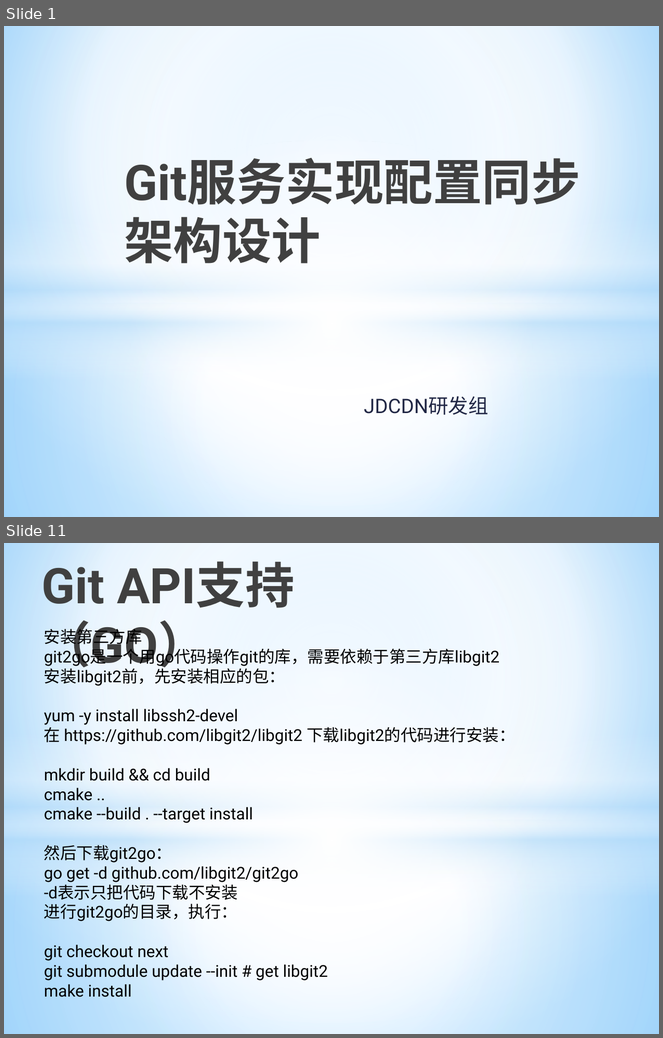
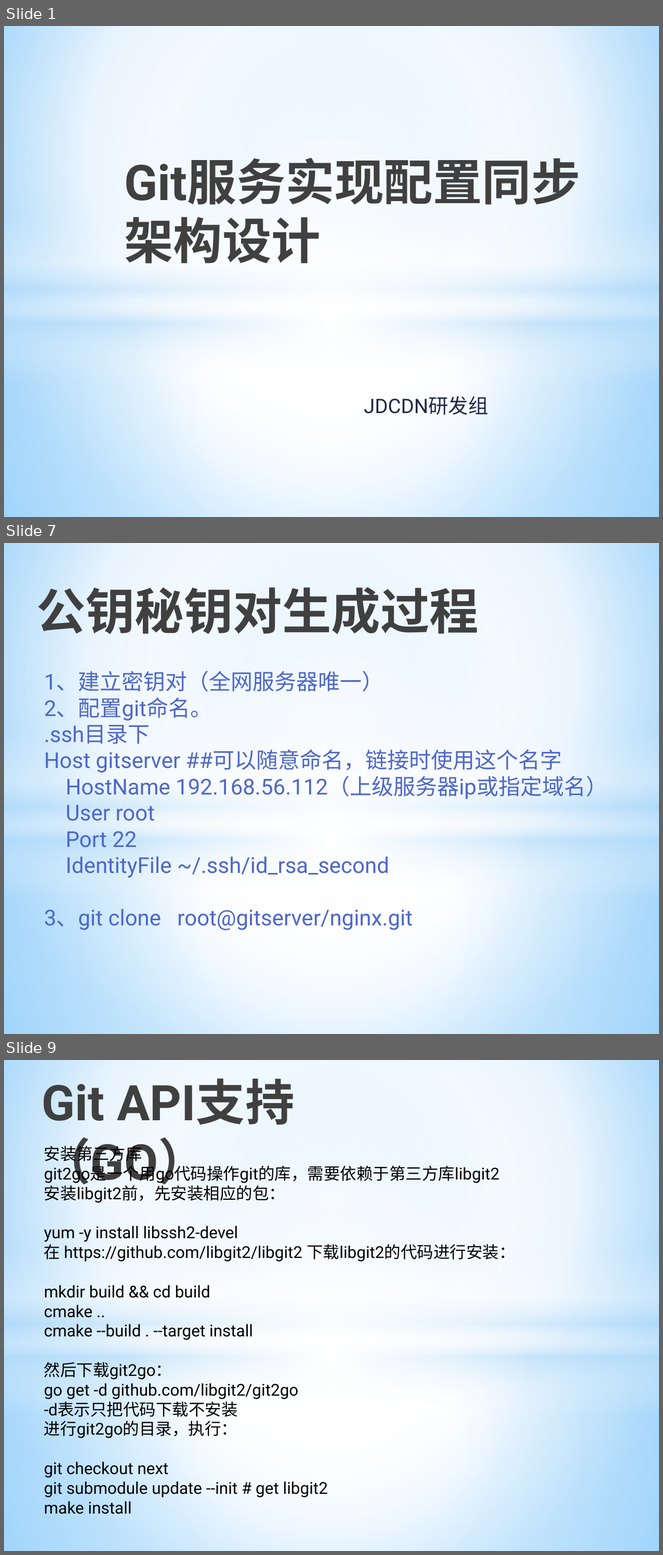
Before and after one commit to allragedbody/clasenbee, a slide deck: docs/Git集群配置方案.pptx. Shown one above the other, each under a label of ours: slides 1 and 11 before the commit, slides 1, 7 and 9 after it; the slides between them are not shown. The pictures are 663x1038 and 663x1555 pixels, drawn with LibreOffice and Linux fonts; fonts in the diff are those of the drawing. Boxes give left, top, right and bottom in pixels: in the first picture for what was removed or moved away, otherwise in the second. Text is boxed around its words. In the diff, an @@ line names an element or a change of style, - is before the commit and + after.

```diff
--- a/docs/Git集群配置方案.pptx
+++ b/docs/Git集群配置方案.pptx
@@ slide 7 added at [4,543,659,1034], background gradient #9ED5FF to #FFFFFF to #5BB9FF; not listed: 4 template elements that a slide beside it also shows @@
@@ title added at [37,587,479,634], 54 pt, text gradient #000000 to #404040 to #212745, bold @@
+公钥秘钥对生成过程
@@ text added at [44,671,608,931], 24 pt, text #4E67C8 @@
+1、建立密钥对（全网服务器唯一）
+2、配置git命名。
+.ssh目录下
+Host gitserver ##可以随意命名，链接时使用这个名字
+HostName 192.168.56.112（上级服务器ip或指定域名）
+User root
+Port 22
+IdentityFile ~/.ssh/id_rsa_second
+3、git clone root@gitserver/nginx.git
@@ what was slide 11 is now slide 9 @@
```
Also in this commit, not shown: 4 slides changed, 3 other slides added, 7 slides removed.
